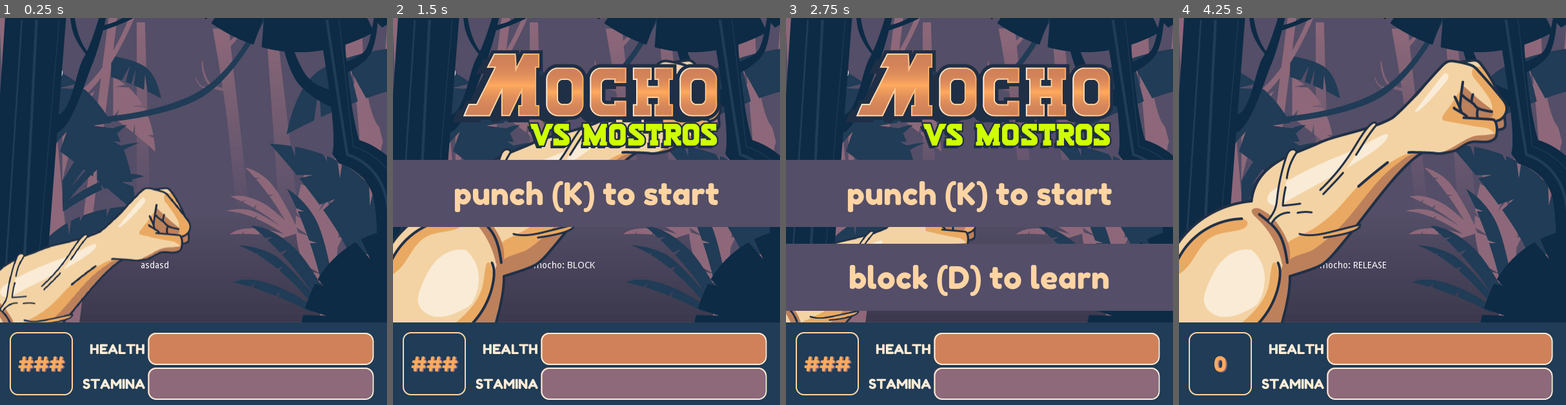
Above: before the commit, frames 1-4 (left to right).
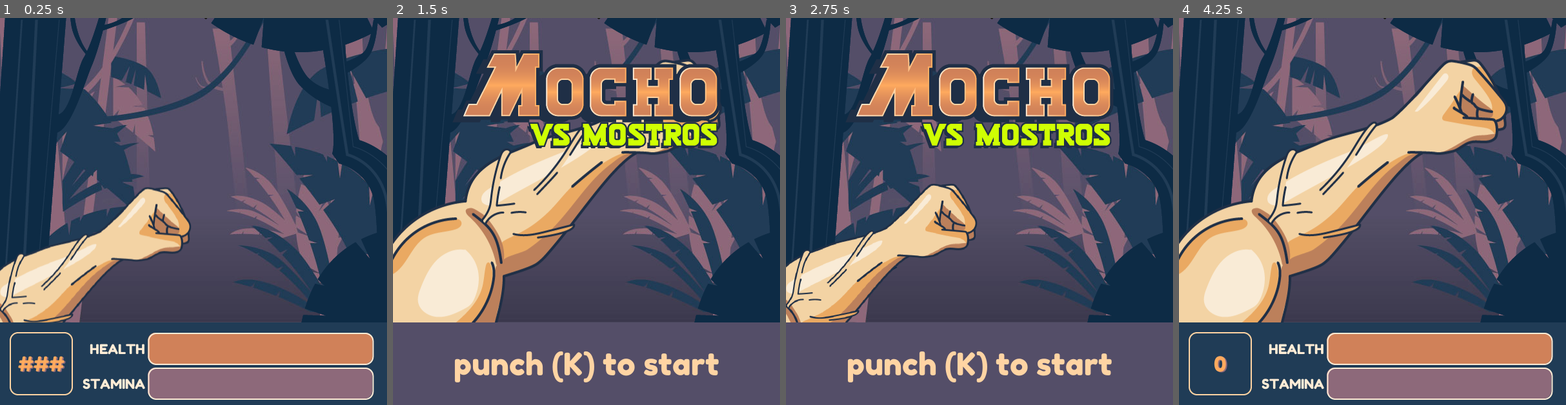
Above: after the commit, the same moments.

Repository: blackmambastudio/mocho
Game: Godot game, scene res://Game.tscn
The game is run twice, just before and just after one commit, with the same random seed, the same clock (stepped at 60 frames per second) and the same inputs.
Inputs (mouse positions are in pixels of both pictures, inside the frame that each line leads up to):
- Up to frame 1 (0.25 s): no input
- Up to frame 2 (1.5 s): move the mouse to (671, 192) at 0.52 s; hold Right (ui_right) 0.53-1.28 s; tap D (block) at 0.6 s; click (671, 192) at 0.67 s; move the mouse to (509, 230) at 1.27 s; tap K (hit) at 1.35 s
- Up to frame 3 (2.75 s): move the mouse to (1018, 126) at 2.02 s; hold Right (ui_right) from 2.03 s (still down); tap D (block) at 2.1 s
- Up to frame 4 (4.25 s): move the mouse to (1353, 288) at 2.77 s; tap K (hit) at 2.85 s; click (1353, 288) at 2.92 s; move the mouse to (1488, 269) at 3.52 s; release Right (ui_right) at 3.53 s; tap D (block) at 3.6 s

The runs differ from the first frame. In frame 1, 0.1% of the frame differs, in the area x 0-99%, y 0-77%; in frame 2, 35%; in frame 3, 45%, in the area x 0-100%, y 0-100%; in frame 4, 0.2%.

Commit message:
last merge before mx

Diff:
--- a/Dungeon.gd
+++ b/Dungeon.gd
@@ -7,9 +7,9 @@
 func next_monster():
 	randomize()
 	var value = randf()
-	if value < 0.05:
+	if value < 0.5:
 		return Monster.instance()
-	if value < 0.9:
+	if value < 0.75:
 		return Milton.instance()
 	else:
 		return Marta.instance()
--- a/Fighter.tscn
+++ b/Fighter.tscn
@@ -14,6 +14,7 @@
 time_blocking = 0.2
 
 [node name="Label" type="Label" parent="."]
+visible = false
 margin_left = 217.66
 margin_top = 376.824
 margin_right = 306.66
@@ -21,6 +22,7 @@
 text = "asdasd"
 
 [node name="HP" type="Label" parent="."]
+visible = false
 margin_left = 20.4056
 margin_top = 59.8564
 margin_right = 60.4056
--- a/GUI.tscn
+++ b/GUI.tscn
@@ -42,14 +42,14 @@
 "times": PoolRealArray( 0, 0.9, 1.3 ),
 "transitions": PoolRealArray( 1, 2, 1 ),
 "update": 0,
-"values": [ Vector2( -650, 220 ), Vector2( -650, 220 ), Vector2( 0, 220 ) ]
+"values": [ Vector2( -650, 472 ), Vector2( -650, 472 ), Vector2( 0, 472 ) ]
 }
 tracks/2/type = "value"
 tracks/2/path = NodePath("StartContainer/TutorialContainer:rect_position")
 tracks/2/interp = 1
 tracks/2/loop_wrap = true
 tracks/2/imported = false
-tracks/2/enabled = true
+tracks/2/enabled = false
 tracks/2/keys = {
 "times": PoolRealArray( 0, 1.4, 1.8 ),
 "transitions": PoolRealArray( 1, 2, 1 ),
@@ -198,15 +198,14 @@
 texture = ExtResource( 8 )
 
 [node name="StartContainer" type="Control" parent="GUI/StartContainer"]
-editor/display_folded = true
 margin_left = -650.0
-margin_top = 220.0
+margin_top = 480.0
 margin_right = -50.0
-margin_bottom = 324.0
+margin_bottom = 608.0
 
 [node name="ColorRect" type="ColorRect" parent="GUI/StartContainer/StartContainer"]
 margin_right = 600.0
-margin_bottom = 104.0
+margin_bottom = 128.0
 mouse_filter = 2
 color = Color( 0.329412, 0.305882, 0.407843, 1 )
 
--- a/Game.tscn
+++ b/Game.tscn
@@ -64,6 +64,7 @@
 }
 
 [node name="Background" type="ColorRect" parent="."]
+editor/display_folded = true
 anchor_right = 1.0
 anchor_bottom = 1.0
 mouse_filter = 2
@@ -98,6 +99,7 @@
 time_blocking = 0.5
 
 [node name="AudioManager" type="Control" parent="."]
+editor/display_folded = true
 margin_right = 40.0
 margin_bottom = 40.0
 script = ExtResource( 5 )
@@ -405,6 +407,7 @@
 texture = ExtResource( 36 )
 
 [node name="Kills" type="Label" parent="."]
+visible = false
 margin_right = 40.0
 margin_bottom = 14.0
 
@@ -415,6 +418,7 @@
 bpm = 154.0
 
 [node name="Tempo" type="Label" parent="."]
+visible = false
 margin_left = 63.9376
 margin_top = 175.488
 margin_right = 103.938
@@ -424,3 +428,8 @@
 margin_right = 40.0
 margin_bottom = 40.0
 texture = ExtResource( 39 )
+
+[node name="Foreground2" type="TextureRect" parent="."]
+margin_right = 40.0
+margin_bottom = 40.0
+texture = ExtResource( 39 )
--- a/Mocho.tscn
+++ b/Mocho.tscn
@@ -178,9 +178,6 @@
 mouse_filter = 2
 script = ExtResource( 2 )
 
-[node name="HP" parent="." index="1"]
-visible = false
-
 [node name="Sprite" type="Sprite" parent="." index="2"]
 light_mask = 2
 material = SubResource( 1 )
@@ -208,6 +205,7 @@
 anims/ParryHit = SubResource( 6 )
 
 [node name="Stamina" type="Label" parent="." index="5"]
+visible = false
 margin_left = 14.9641
 margin_top = 78.9017
 margin_right = 54.9641
--- a/Monster.tscn
+++ b/Monster.tscn
@@ -68,12 +68,6 @@
 damage = 10
 monster_type = "Mostro"
 
-[node name="Label" parent="." index="0"]
-visible = false
-
-[node name="HP" parent="." index="1"]
-visible = false
-
 [node name="Sprite" type="Sprite" parent="." index="2"]
 position = Vector2( 300, 230 )
 texture = ExtResource( 3 )
Not shown: 5 places in GUI.tscn that only renumber resources
